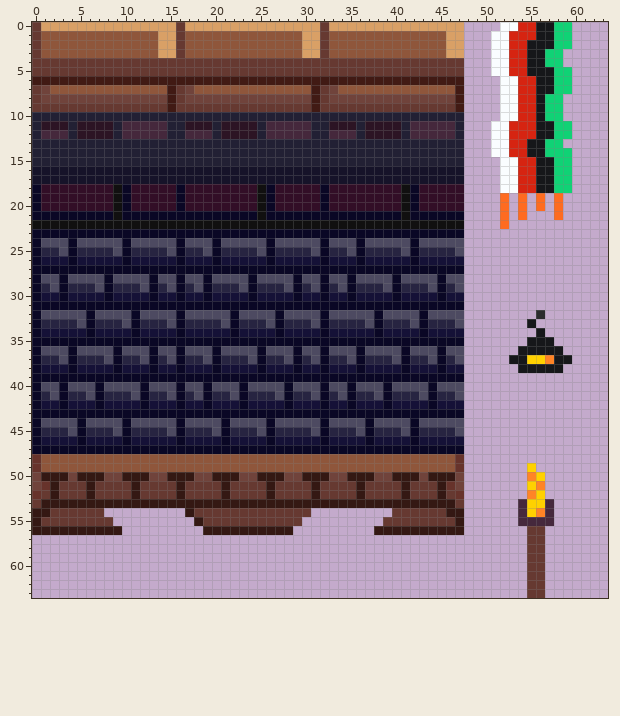
One commit to this pixel-art sprite: Assets/Resources/Sprites/Tileset/tileset.png. Above: the version before the commit.
The file is 64x64 pixels. Colours within 5 levels of each other are drawn and written as one.
After:
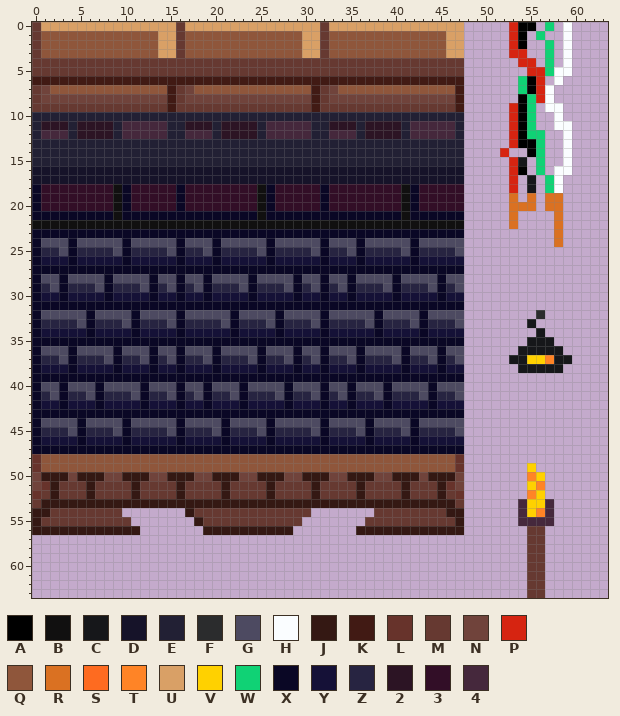
Palette (. is transparent): A #000000  B #111010  C #16171a  D #161329  E #222034  F #2b2c2d  G #4d4a61  H #fafdff  J #341813  K #411a14  L #67332b  M #663931  N #70433b  P #d62411  Q #8f563b  R #da7122  S #fe6b20  T #ff8426  U #d9a066  V #ffd100  W #10d275  X #0a0725  Y #151137  Z #272441  2 #2c1424  3 #320e27  4 #45283c
What changed:
@@ x 49..61 @@
- 0 ...HHPPCCWW..
- 1 ..HHPPPCCWW..
- 2 ..HHPPCCCWW..
- 3 ..HHPPCCWW...
- 4 ..HHPPCCWW...
- 5 ..HHPPCCCWW..
- 6 ...HHPPCCWW..
- 7 ...HHPPCCWW..
- 8 ...HHPPCWW...
- 9 ...HHPPCWW...
-10 ...HHPPCWW...
-11 ..HHPPPCCWW..
-12 ..HHPPPCCWW..
-13 ..HHPPCCWW...
-14 ..HHPPCCWWW..
-15 ...HHPPCCWW..
-16 ...HHPPCCWW..
-17 ...HHPPCCWW..
-18 ...HHPPCCWW..
-19 ...S.S.S.S...
-20 ...S.S.S.S...
-21 ...S.S...S...
-22 ...S.........
-23 .............
-24 .............
+ 0 ....PAA.W.H..
+ 1 ....PA.W..H..
+ 2 ....PA..W.H..
+ 3 ....PP..W.H..
+ 4 .....PP.W.H..
+ 5 ......PPWHH..
+ 6 .....WAP.H...
+ 7 .....WAPH....
+ 8 .....AWPH....
+ 9 ....PAW.HH...
+10 ....PAW..H...
+11 ....PAW..HH..
+12 ....PAWW..H..
+13 ....PAAW..H..
+14 ...P..AW..H..
+15 ....PC.W..H..
+16 ....PA.W.HH..
+17 ....P.C.WH...
+18 ....P.C.WH...
+19 ....R.R.RR...
+20 ....RRR.RR...
+21 ....R....R...
+22 ....R....R...
+23 .........R...
+24 .........R...
 25 .............
@@ x 6..41 @@
 53 JJJJJJJJJJJJJJJJJJJJJJJJJJJJJJJJJJJJ
-54 MM.........JMMMMMMMMMMMMM.........MM
-55 MMM.........JMMMMMMMMMMM.........MMM
-56 JJJJ.........JJJJJJJJJJ.........JJJJ
+54 MMMM.......JMMMMMMMMMMMMM.......MMMM
+55 MMMMM.......JMMMMMMMMMMM.......MMMMM
+56 JJJJJJ.......JJJJJJJJJJ.......JJJJJJ
 57 ....................................
Where, in picture pixels (left, top, right, bottom), the same in both pictures:
changed: (491, 22, 572, 247)
added: (104, 508, 140, 535)
added: (356, 508, 392, 535)
